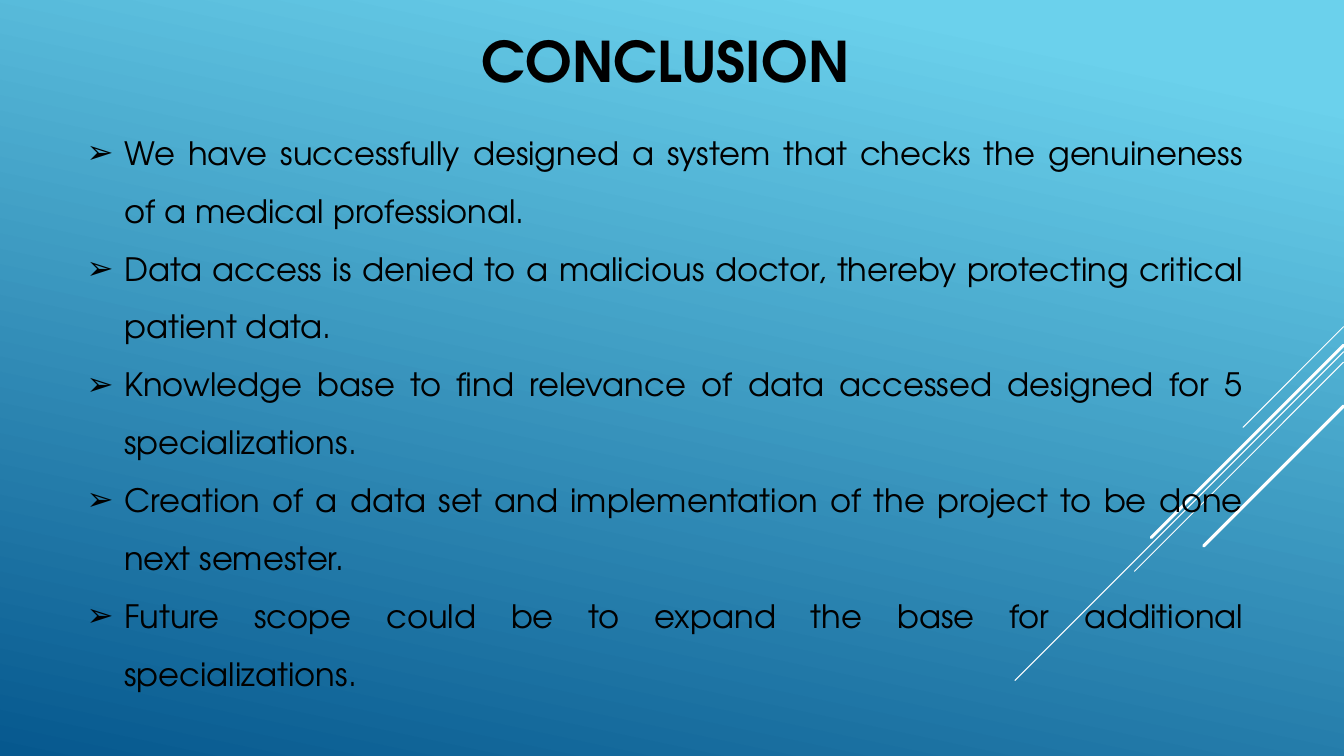
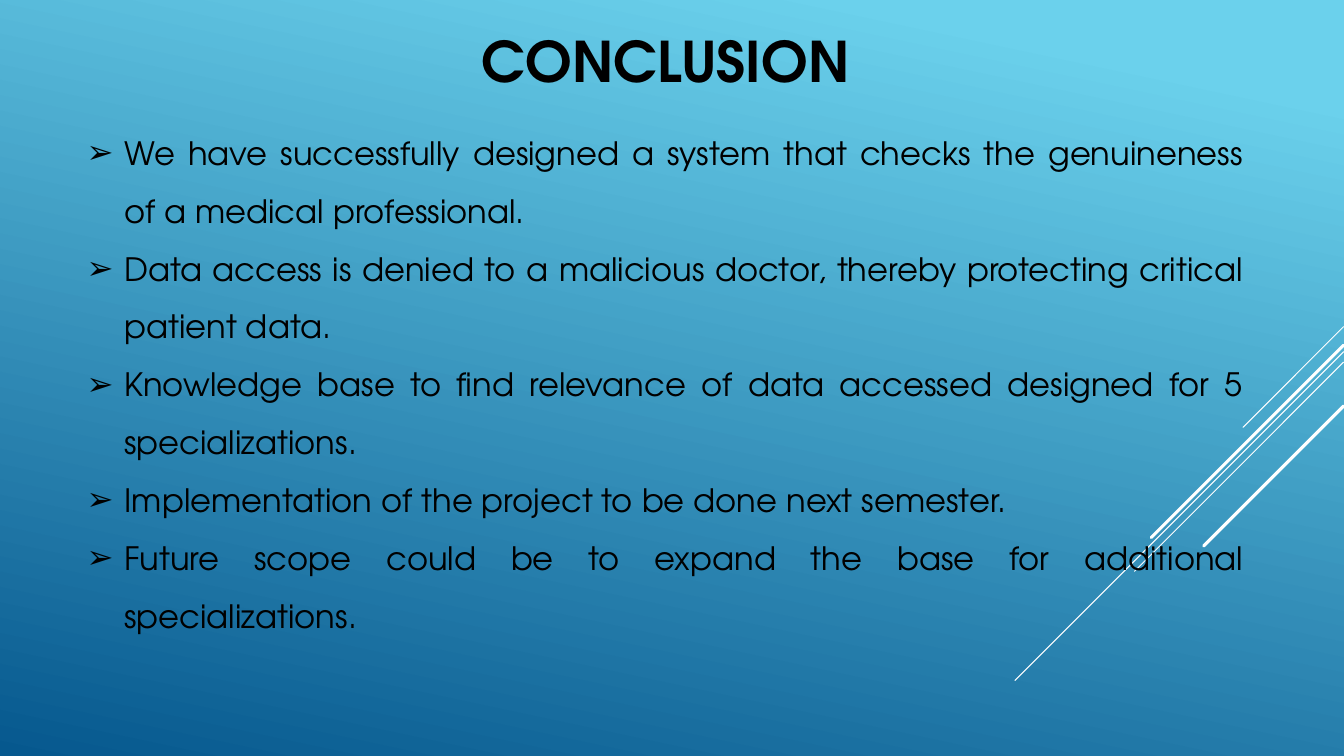
Before and after one commit to dipam7/BE-project-report, a slide deck: slide 8 of DETERMINATION OF GENUINENESS OF A MEDICAL PROFESSIONAL.pptx. Drawn at 1344x756 pixels with LibreOffice and Linux fonts; fonts in the diff are those of the drawing. Boxes give left, top, right and bottom in pixels: in the first picture for what was removed or moved away, otherwise in the second. Text is boxed around its words. In the diff, an @@ line names an element or a change of style, - is before the commit and + after.

```diff
--- a/DETERMINATION OF GENUINENESS OF A MEDICAL PROFESSIONAL.pptx
+++ b/DETERMINATION OF GENUINENESS OF A MEDICAL PROFESSIONAL.pptx
@@ text at box(124, 488, 1007, 518): text changed @@
-➢ Creation of a data set and implementation of the project to be done next semester.
+➢ Implementation of the project to be done next semester.
```
Also in this commit, not shown: 1 other slide changed, 1 other file.
